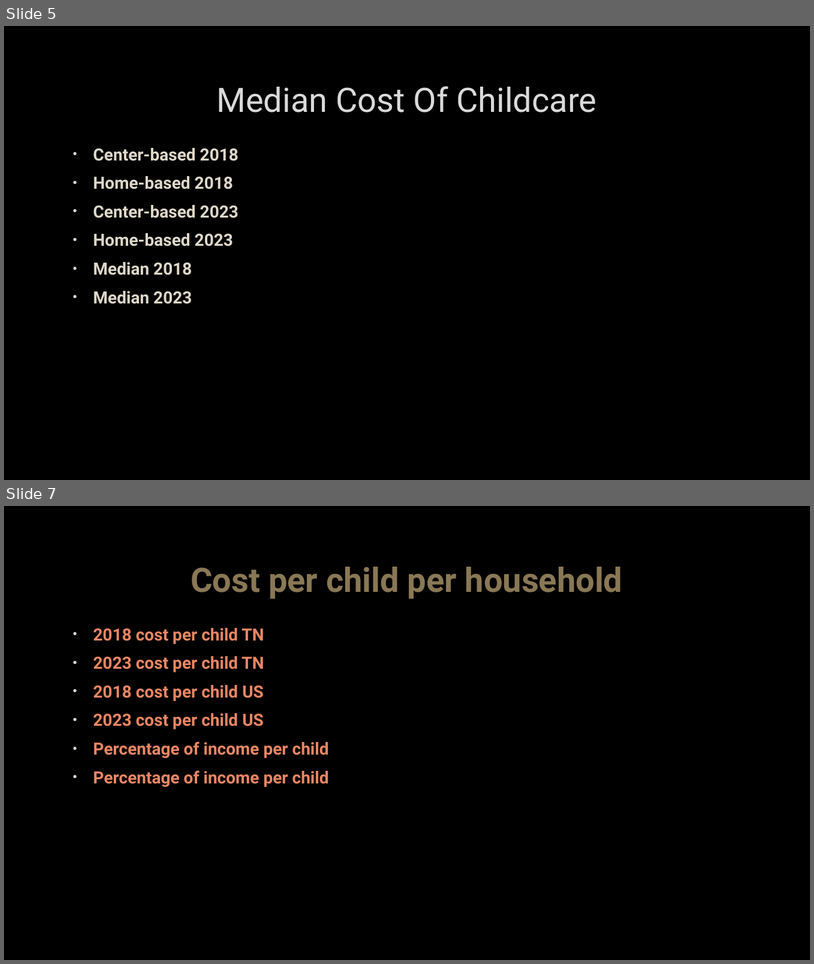
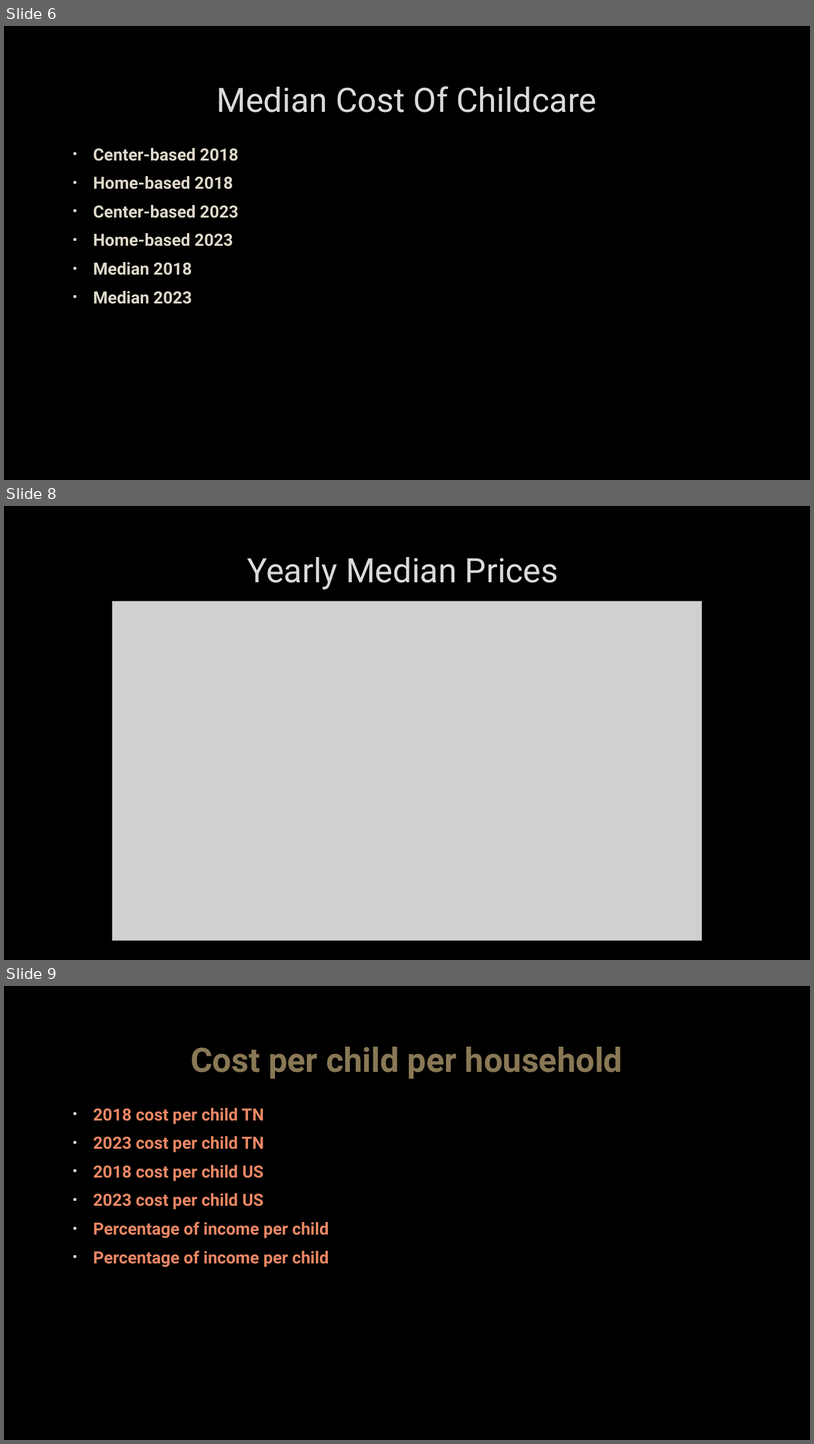
Before and after one commit to Clivesay1/Project-1, a slide deck: Project_1 Slidedeck.pptx. Shown one above the other, each under a label of ours: slides 5 and 7 before the commit, slides 6, 8 and 9 after it; the slides between them are not shown. The pictures are 814x964 and 814x1444 pixels, drawn with LibreOffice and Linux fonts; fonts in the diff are those of the drawing; grey boxes stand for pictures; background and template pictures are left out. Boxes give left, top, right and bottom in pixels: in the first picture for what was removed or moved away, otherwise in the second. Text is boxed around its words. In the diff, an @@ line names an element or a change of style, - is before the commit and + after.

```diff
--- a/Project_1 Slidedeck.pptx
+++ b/Project_1 Slidedeck.pptx
@@ slide 8 added at [4,506,810,960], background picture (left out) @@
@@ title added at [247,557,559,589], 40 pt, text #DADADA @@
+Yearly Median Prices
@@ picture added at [112,601,702,940] @@
@@ what was slide 5 is now slide 6 @@
@@ what was slide 7 is now slide 9 @@
```
Also in this commit, not shown: 4 slides changed, 6 other slides added, 4 slides removed, 7 other files.
